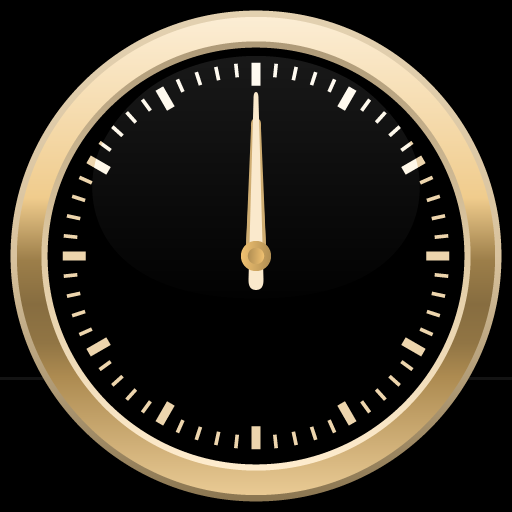
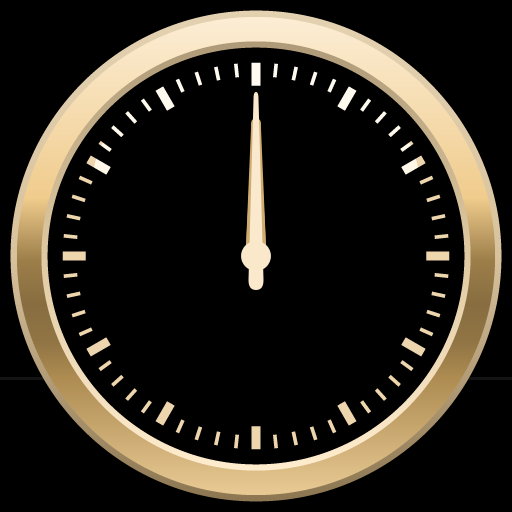
Comparing the layer stacks of the two 512×512 images. Changes:
painted on "foreground" over [left=241, top=241, right=271, bottom=271]
painted on "background" over [left=92, top=56, right=420, bottom=291]
